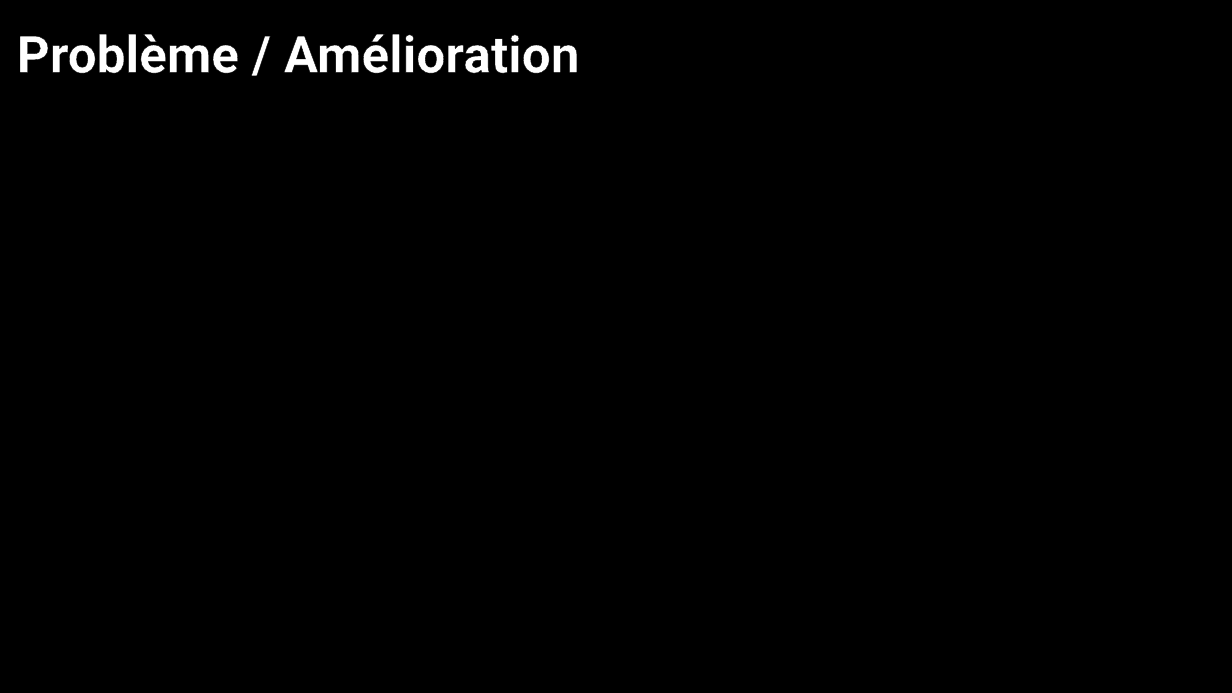
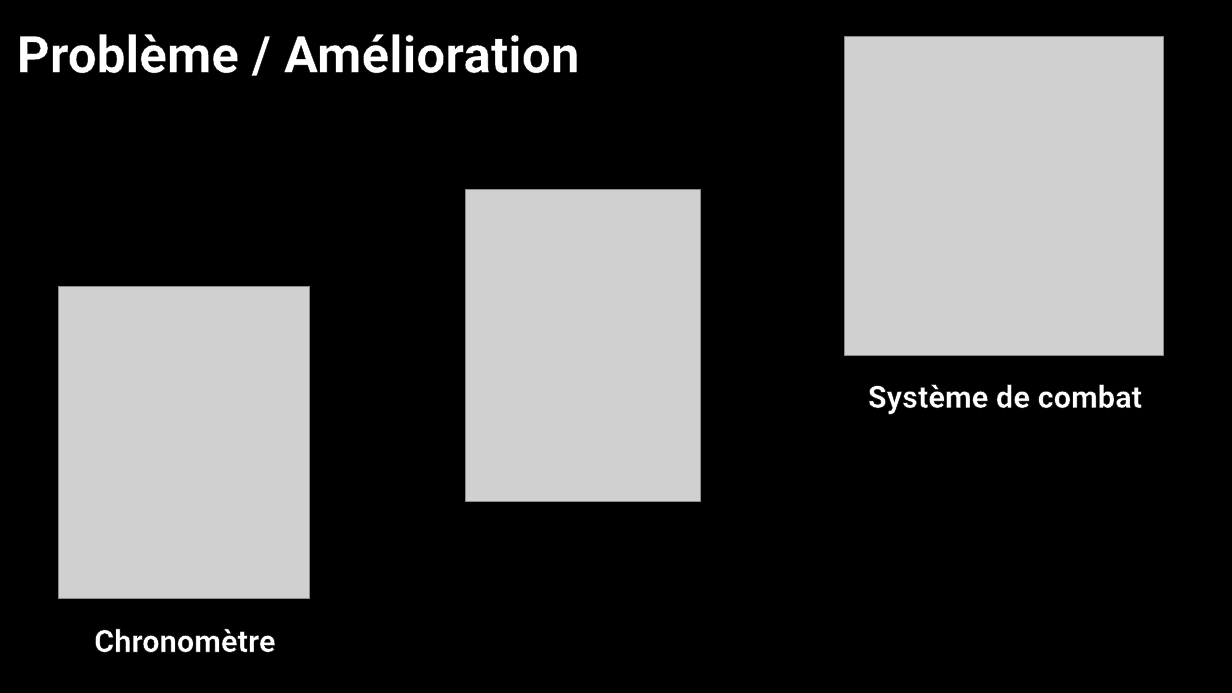
Before and after one commit to FlorianSebille/ExtremRoguelike, a slide deck: slide 20 of Documents/Présentation ExtremRoguelike.pptx. Drawn at 1232x693 pixels with LibreOffice and Linux fonts; fonts in the diff are those of the drawing; grey boxes stand for pictures; background and template pictures are left out. Boxes give left, top, right and bottom in pixels: in the first picture for what was removed or moved away, otherwise in the second. Text is boxed around its words. In the diff, an @@ line names an element or a change of style, - is before the commit and + after.

```diff
--- a/Documents/Présentation ExtremRoguelike.pptx
+++ b/Documents/Présentation ExtremRoguelike.pptx
@@ picture added at <box>845,36,1164,355</box> @@
@@ picture added at <box>466,189,701,502</box> @@
@@ picture added at <box>58,287,310,599</box> @@
@@ text added at <box>868,384,1142,415</box>, 24 pt, text #FFFFFF, bold @@
+Système de combat
@@ text added at <box>94,629,275,653</box>, 24 pt, text #FFFFFF, bold @@
+Chronomètre
```
Also in this commit, not shown: 1 other slide changed.
